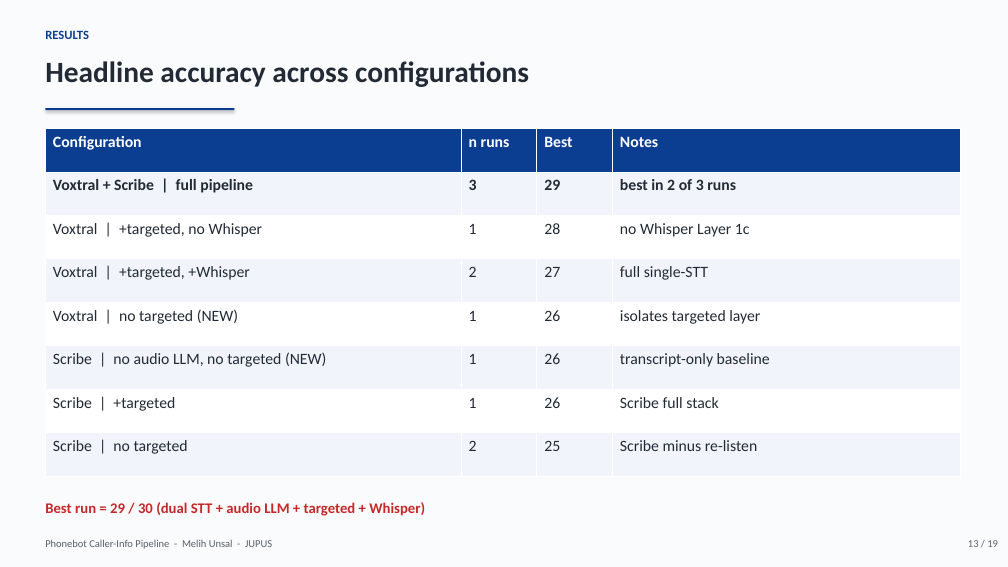
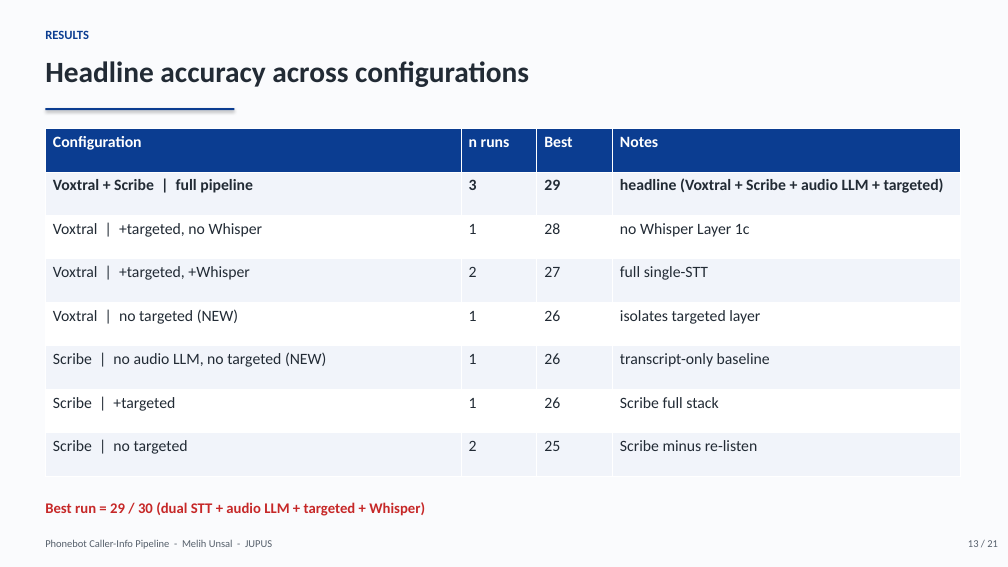
Before and after one commit to melih-unsal/phone_challange, a slide deck: slide 13 of study/presentation.pptx. Drawn at 1008x567 pixels with LibreOffice and Linux fonts; fonts in the diff are those of the drawing. Boxes give left, top, right and bottom in pixels: in the first picture for what was removed or moved away, otherwise in the second. Text is boxed around its words. In the diff, an @@ line names an element or a change of style, - is before the commit and + after.

```diff
--- a/study/presentation.pptx
+++ b/study/presentation.pptx
@@ table at box(45, 129, 960, 476) @@
-row 2, column 4: best in 2 of 3 runs
+row 2, column 4: headline (Voxtral + Scribe + audio LLM + targeted)
@@ text at box(968, 540, 998, 547): text changed @@
-13 / 19
+13 / 21
```
Also in this commit, not shown: 17 other slides changed, 3 slides added, 1 slide removed, 39 other files.
